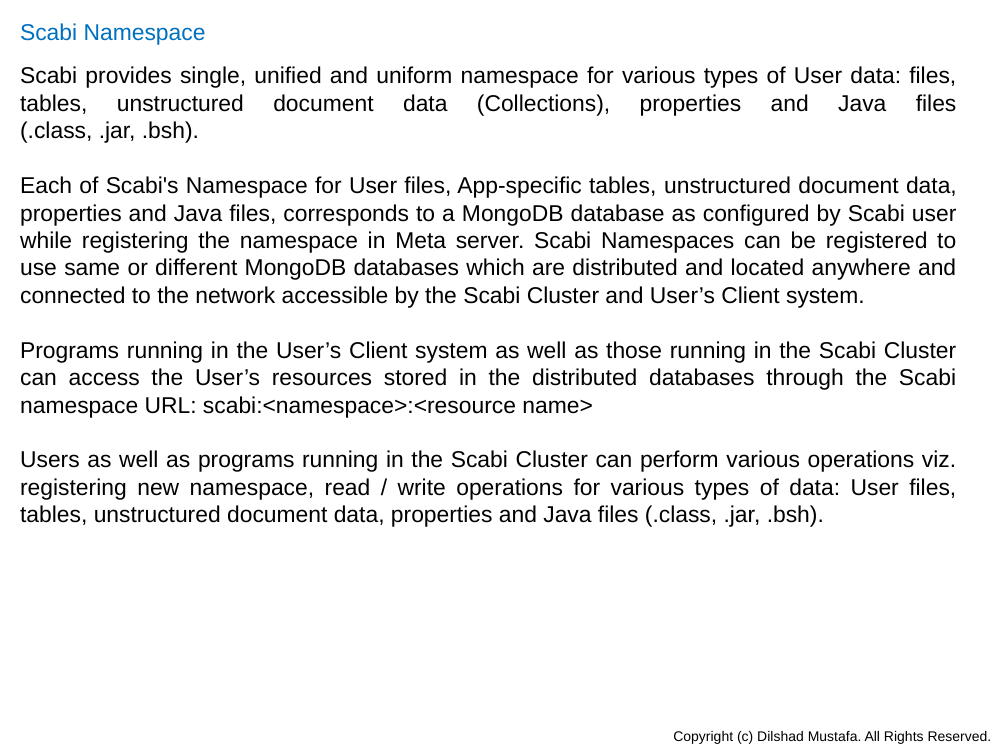
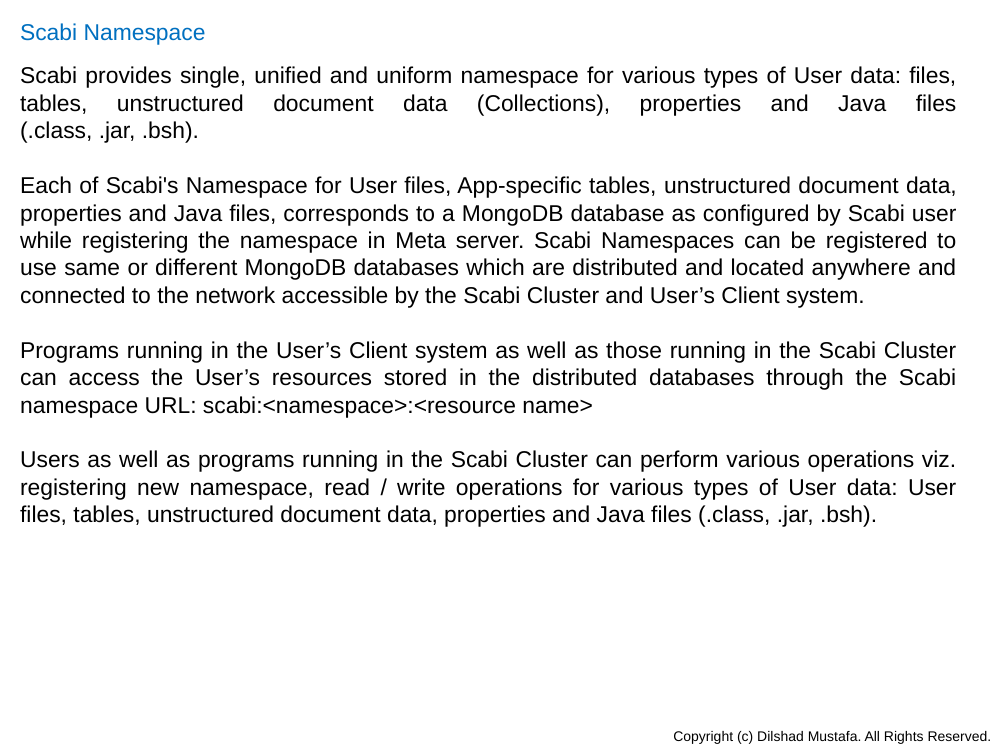
Before and after one commit to dilshadmustafa/scabi, a slide deck: slide 9 of Documentation/Scabi.pptx. Drawn at 1008x756 pixels with LibreOffice and Linux fonts; fonts in the diff are those of the drawing. Boxes give left, top, right and bottom in pixels: in the first picture for what was removed or moved away, otherwise in the second. Text is boxed around its words. In the diff, an @@ line names an element or a change of style, - is before the commit and + after.

```diff
--- a/Documentation/Scabi.pptx
+++ b/Documentation/Scabi.pptx
@@ text at [20, 450, 956, 527]: text changed @@
-Users as well as programs running in the Scabi Cluster can perform various operations viz. registering new namespace, read / write operations for various types of data: User files, tables, unstructured document data, properties and Java files (.class, .jar, .bsh).
+Users as well as programs running in the Scabi Cluster can perform various operations viz. registering new namespace, read / write operations for various types of User data: User files, tables, unstructured document data, properties and Java files (.class, .jar, .bsh).
```
Also in this commit, not shown: 10 other slides changed.
